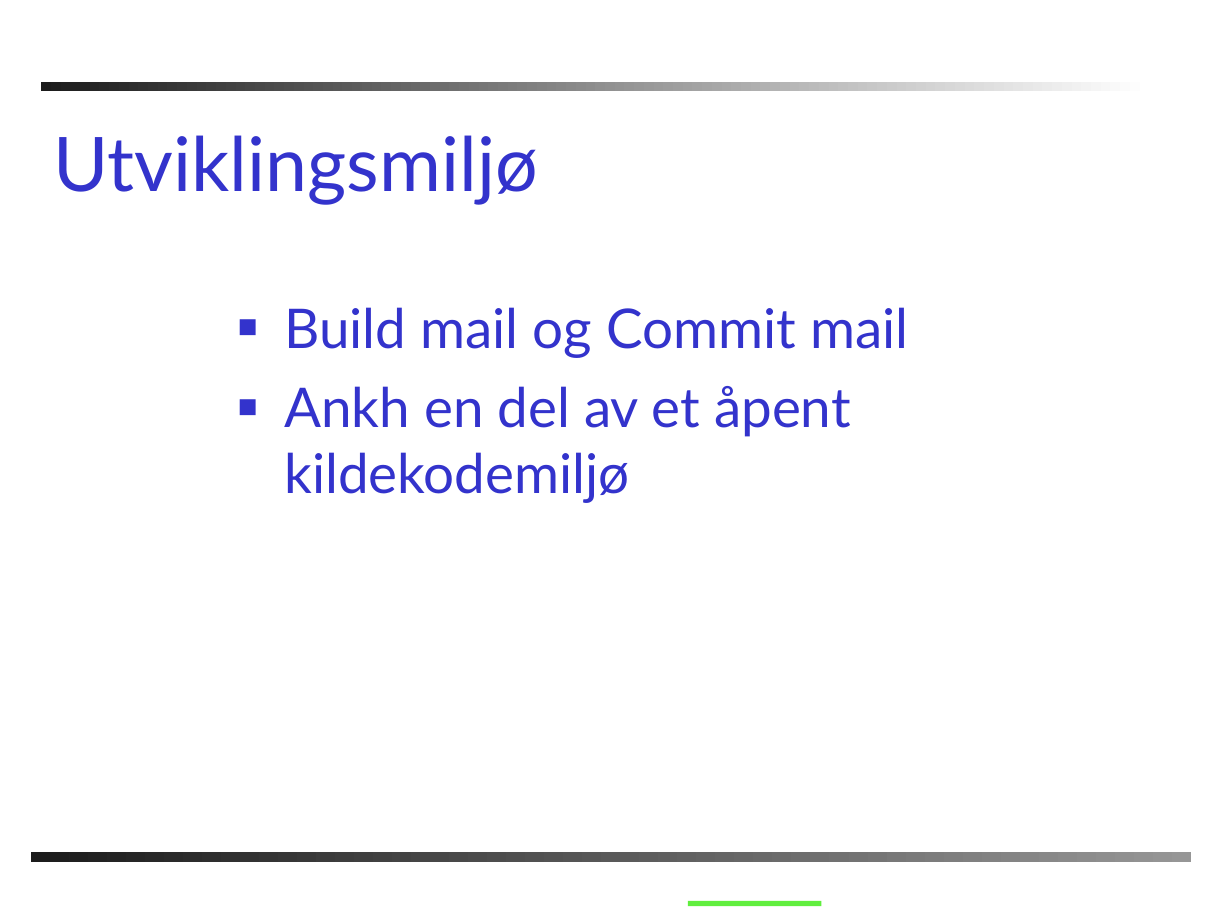
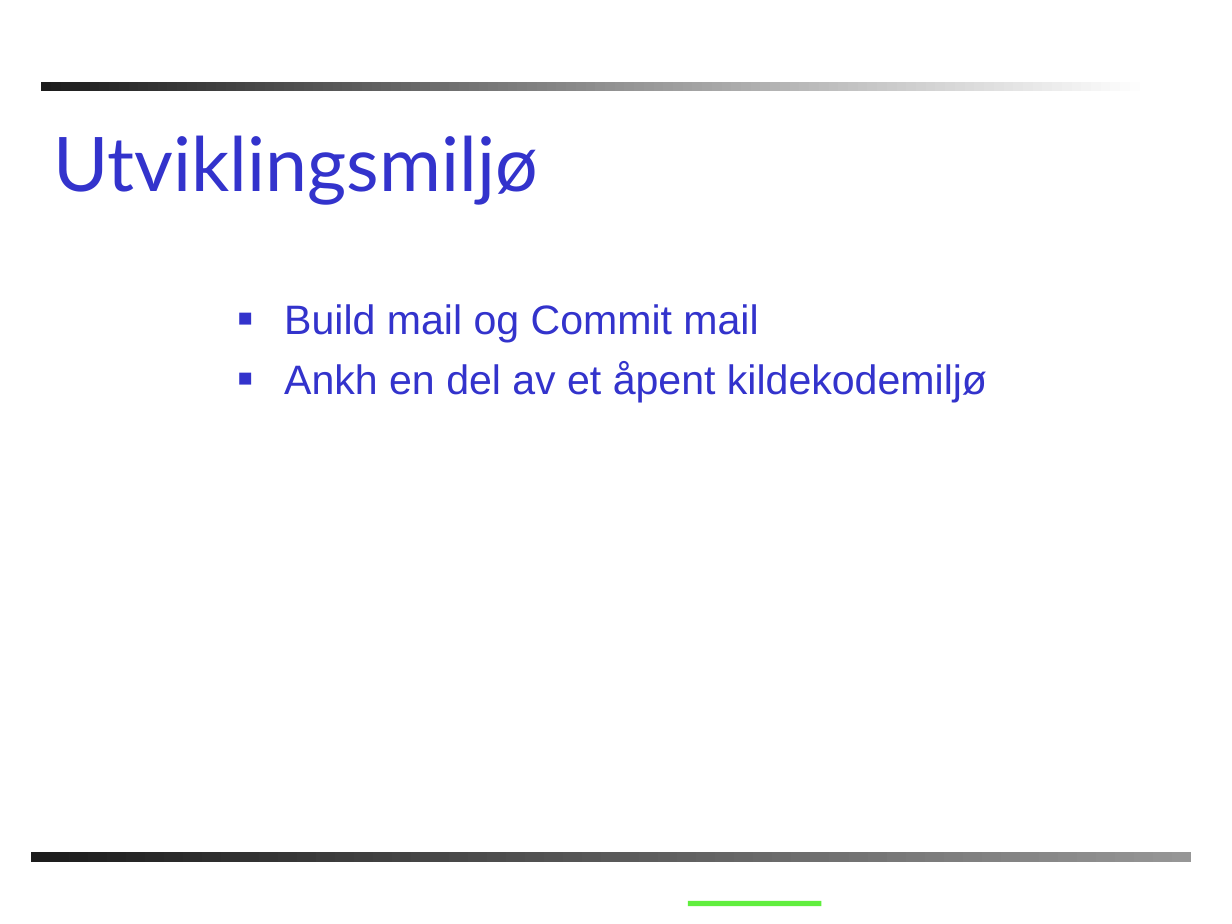
Before and after one commit to PhilJollans/AnkhSVN2019, a slide deck: slide 18 of doc/powerpoint/Subversion_addin_for_VS.NET.ppt. Drawn at 1232x924 pixels with LibreOffice and Linux fonts; fonts in the diff are those of the drawing; background and template pictures are left out. Boxes give left, top, right and bottom in pixels: in the first picture for what was removed or moved away, otherwise in the second. Text is boxed around its words. In the diff, an @@ line names an element or a change of style, - is before the commit and + after.

```diff
--- a/doc/powerpoint/Subversion_addin_for_VS.NET.ppt
+++ b/doc/powerpoint/Subversion_addin_for_VS.NET.ppt
@@ text "Build mail og Commit mail" at box(284, 304, 987, 402): size 32 to 24 pt, font Lato to Arial; less space between paragraphs @@
```
Also in this commit, not shown: 15 other slides changed, 2 slides added, 2 slides removed.
